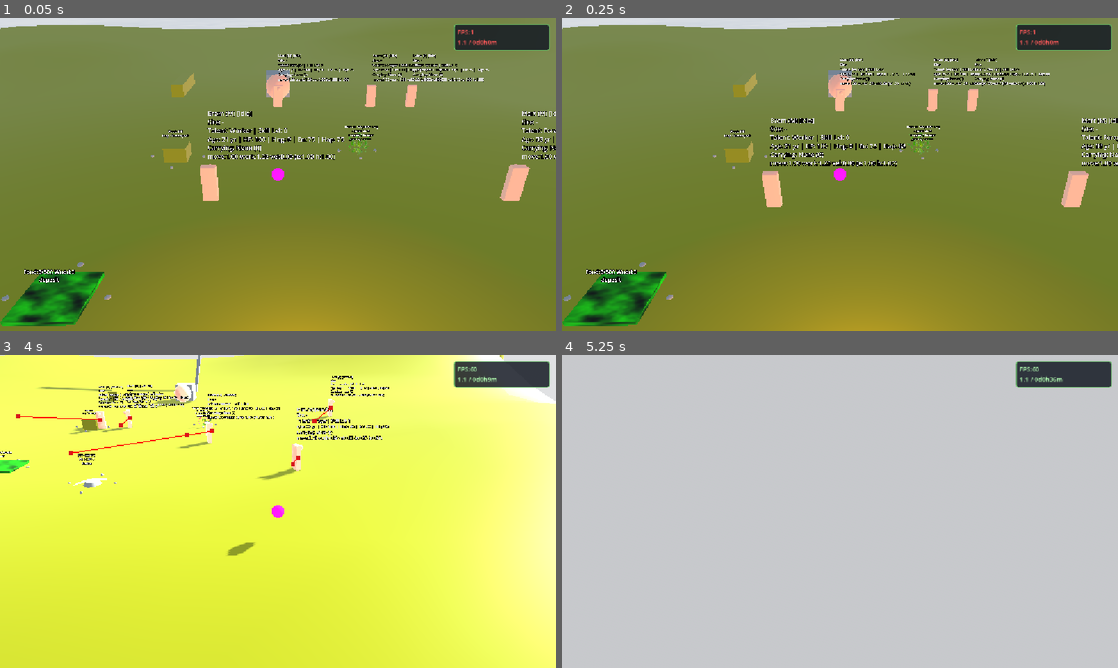
Above: before the commit, frames 1-4 (two rows, left to right).
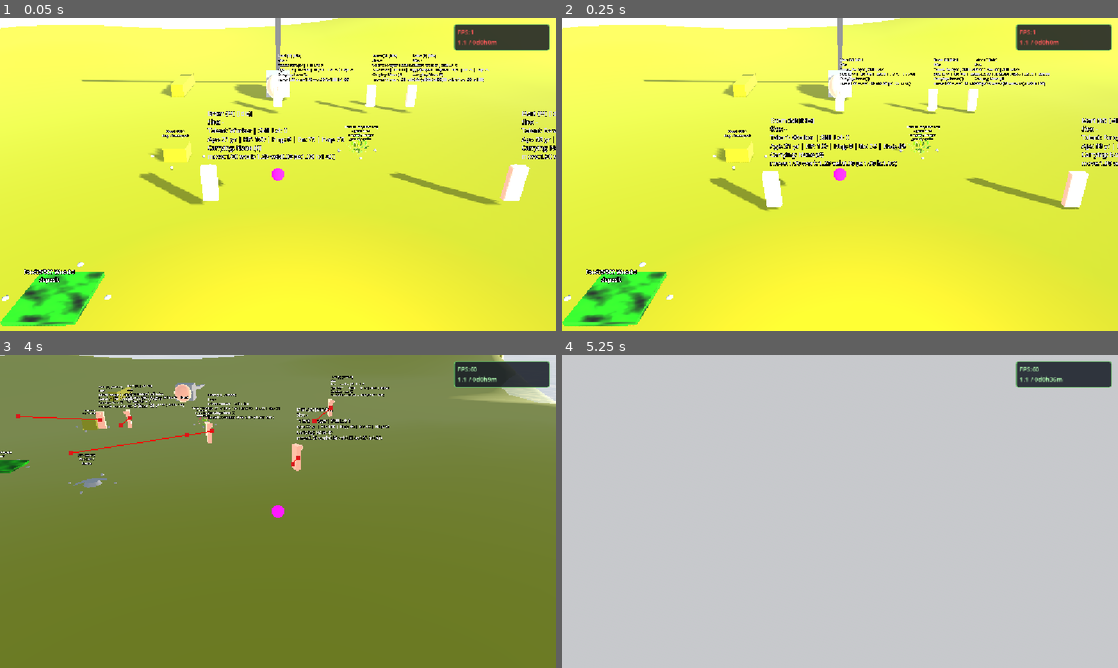
Above: after the commit, the same moments.

Repository: snowydad/Tribe
Game: Godot game, scene res://src/main/main.tscn
The game is run twice, just before and just after one commit, with the same random seed, the same clock (stepped at 60 frames per second) and the same inputs. The project has no main scene, so this scene is started directly.
Inputs (mouse positions are in pixels of both pictures, inside the frame that each line leads up to):
- Up to frame 1 (0.05 s): no input
- Up to frame 2 (0.25 s): no input
- Up to frame 3 (4 s): tap Enter at 0.5, 2 s; move the mouse to (400, 495) at 0.52 s; hold D 0.53-1.25 s; tap 0 at 0.6 s; click (400, 495) at 0.67 s; tap Space at 1.25 s; drag from (166, 527) to (250, 574) at 1.27 s; move the mouse to (333, 442) at 2.02 s; hold D 2.03-2.75 s; tap 2 at 2.1 s; drag from (250, 574) to (111, 464) at 2.77 s; move the mouse to (444, 558) at 3.52 s; tap 4 at 3.6 s
- Up to frame 4 (5.25 s): drag from (673, 464) to (756, 433) at 4.27 s; move the mouse to (867, 511) at 5.02 s; tap 1 at 5.1 s; click (867, 511) at 5.17 s

The runs differ from the first frame. In frame 1, 96% of the frame differs, in the area x 0-100%, y 0-100%; in frame 2, 96%; in frame 3, 96%; in frame 4, nothing differs.

Commit message:
Day cycle

Diff:
--- a/src/autoload/TimeManager.gd
+++ b/src/autoload/TimeManager.gd
@@ -1,126 +1,180 @@
 # ==============================================================================
-# ФАЙЛ: src/autoload/TimeManager.gd
-# НАЗНАЧЕНИЕ: Менеджер времени (Биологический год + Визуальный день/ночь + Офлайн)
+# TimeManager.gd — сутки: day_night_cycle_seconds = полная длина (день+ночь)
+# ночь быстрее (night_time_mult), сумма реал. секунд всегда = cycle
+# ОБНОВЛЕНО: 2026-10-16 — нормировка wall = cycle
 # ==============================================================================
 extends Node
 
-# Сигналы времени
 signal year_passed(total_years: int)
-signal day_night_cycle_updated(progress: float) # От 0.0 до 1.0 (для вращения солнца)
+signal day_night_cycle_updated(progress: float)
 
 const SAVE_PATH: String = "user://time_data.json"
 
-# Настройки из game_config.ini
-var seconds_per_year: float = 43200.0	#86400.0
-var day_night_cycle_seconds: float = 1800.0
+var seconds_per_year: float = 43200.0
+## Полная длина суток в РЕАЛЬНЫХ секундах (день + ночь = это число)
+var day_night_cycle_seconds: float = 900.0
+var start_hour: float = 8.0
+## Ночь в N раз быстрее дня (игровые часы ночи пролетают быстрее)
+var night_time_mult: float = 3.0
+
+var dawn_start: float = 5.0
+var dawn_end: float = 8.0
+var day_end: float = 18.0
+var dusk_end: float = 21.0
 
 var current_year: int = 1
+var _year_timer: float = 0.0
+## Игровой час 0…24 (дробный)
+var _game_hour: float = 8.0
 
-var _year_timer: float = 0.0
-var _day_night_timer: float = 0.0
 
 func _ready() -> void:
-	# 1. Читаем параметры из секции [time_settings]
-	seconds_per_year = ConfigLoader.get_value("time_settings", "seconds_per_year", 86400.0)
-	day_night_cycle_seconds = ConfigLoader.get_value("time_settings", "day_night_cycle_seconds", 1800.0)
+	_load_config()
+	_game_hour = fposmod(start_hour, 24.0)
+	print("[TimeManager] cycle=%.0fs (day+night real) start=%.1fh night_mult=%.1f | day_real≈%.0fs night_real≈%.0fs" % [
+		day_night_cycle_seconds, start_hour, night_time_mult,
+		_estimate_day_real(), _estimate_night_real()
+	])
+	_calculate_offline_time()
+	day_night_cycle_updated.emit(get_day_progress())
 
-	print("[TimeManager] Time initialized. 1 Year = ", seconds_per_year, "s | Day/Night cycle = ", day_night_cycle_seconds, "s")
 
-	# 2. Считываем офлайн-прогресс
-	_calculate_offline_time()
+func _load_config() -> void:
+	if not ConfigLoader:
+		return
+	seconds_per_year = float(ConfigLoader.get_value("time_settings", "seconds_per_year", seconds_per_year))
+	day_night_cycle_seconds = float(ConfigLoader.get_value("time_settings", "day_night_cycle_seconds", day_night_cycle_seconds))
+	start_hour = float(ConfigLoader.get_value("time_settings", "start_hour", start_hour))
+	night_time_mult = float(ConfigLoader.get_value("day_night_spin", "night_time_mult", night_time_mult))
+	dawn_start = float(ConfigLoader.get_value("day_night_hours", "dawn_start", dawn_start))
+	dawn_end = float(ConfigLoader.get_value("day_night_hours", "dawn_end", dawn_end))
+	day_end = float(ConfigLoader.get_value("day_night_hours", "day_end", day_end))
+	dusk_end = float(ConfigLoader.get_value("day_night_hours", "dusk_end", dusk_end))
+
+
+## Часов «не-ночи» и «ночи» в сутках
+func _day_hours() -> float:
+	return 24.0 - _night_hours()
+
+
+func _night_hours() -> float:
+	# [dusk_end, 24) + [0, dawn_start)
+	var n: float = (24.0 - dusk_end) + dawn_start
+	return clampf(n, 0.0, 24.0)
+
+
+## Игровых часов в 1 реальную секунду днём (ночь = × mult)
+## так, что day_real + night_real = day_night_cycle_seconds
+func _hour_rate_day() -> float:
+	var T: float = maxf(day_night_cycle_seconds, 0.001)
+	var M: float = maxf(night_time_mult, 0.001)
+	var Hd: float = _day_hours()
+	var Hn: float = _night_hours()
+	# Hd/k + Hn/(k*M) = T  →  k = (Hd + Hn/M) / T
+	return (Hd + Hn / M) / T
+
+
+func _estimate_day_real() -> float:
+	var k: float = _hour_rate_day()
+	if k <= 0.0:
+		return 0.0
+	return _day_hours() / k
+
+
+func _estimate_night_real() -> float:
+	var k: float = _hour_rate_day()
+	var M: float = maxf(night_time_mult, 0.001)
+	if k <= 0.0:
+		return 0.0
+	return _night_hours() / (k * M)
+
 
 func _process(delta: float) -> void:
-	# --- Биологический таймер (Год и Старение) ---
 	_year_timer += delta
 	if _year_timer >= seconds_per_year:
 		_year_timer -= seconds_per_year
 		_advance_year(1)
 
-	# --- Визуальный таймер (День / Ночь) ---
-	_day_night_timer += delta
-	if _day_night_timer >= day_night_cycle_seconds:
-		_day_night_timer = fmod(_day_night_timer, day_night_cycle_seconds)
+	var k: float = _hour_rate_day()
+	var rate: float = k
+	if is_night_hour(_game_hour):
+		rate = k * maxf(night_time_mult, 0.001)
 
-	# Высылаем прогресс дня для вращения солнца (от 0.0 до 1.0)
-	var cycle_progress: float = _day_night_timer / day_night_cycle_seconds
-	day_night_cycle_updated.emit(cycle_progress)
+	_game_hour += delta * rate
+	_game_hour = fposmod(_game_hour, 24.0)
+	day_night_cycle_updated.emit(get_day_progress())
+
+
+func is_night_hour(hour: float) -> bool:
+	var h: float = fposmod(hour, 24.0)
+	return h >= dusk_end or h < dawn_start
+
 
 func _notification(what: int) -> void:
 	if what == NOTIFICATION_WM_CLOSE_REQUEST or what == NOTIFICATION_APPLICATION_PAUSED:
 		_save_current_timestamp()
 
-## Продвижение возраста на N лет
+
 func _advance_year(years_to_add: int) -> void:
 	for i in range(years_to_add):
 		current_year += 1
-		print("[TimeManager] Year passed! Current Year: ", current_year)
 		year_passed.emit(current_year)
-
 	_save_current_timestamp()
 
-# ------------------------------------------------------------------------------
-# ОФЛАЙН РАСЧЕТ
-# ------------------------------------------------------------------------------
 
 func _save_current_timestamp() -> void:
 	var file = FileAccess.open(SAVE_PATH, FileAccess.WRITE)
 	if file:
-		var data = {
+		file.store_string(JSON.stringify({
 			"last_timestamp": Time.get_unix_time_from_system(),
 			"current_year": current_year,
 			"year_timer": _year_timer
-		}
-		file.store_string(JSON.stringify(data))
-		print("[TimeManager] Time state saved.")
+		}))
+
 
 func _calculate_offline_time() -> void:
 	if not FileAccess.file_exists(SAVE_PATH):
 		_save_current_timestamp()
 		return
-
 	var file = FileAccess.open(SAVE_PATH, FileAccess.READ)
 	if not file:
 		return
-
 	var json = JSON.new()
-	if json.parse(file.get_as_text()) == OK:
-		var data = json.data
-		var last_time: float = data.get("last_timestamp", Time.get_unix_time_from_system())
-		current_year = data.get("current_year", 1)
-		_year_timer = data.get("year_timer", 0.0)
-
-		var now: float = Time.get_unix_time_from_system()
-		var elapsed_seconds: float = now - last_time
-
-		if elapsed_seconds > 0:
-			_year_timer += elapsed_seconds
-			var passed_years: int = int(_year_timer / seconds_per_year)
-			_year_timer = fmod(_year_timer, seconds_per_year)
-
-			if passed_years > 0:
-				print("[TimeManager] Offline progress: ", elapsed_seconds, "s passed (", passed_years, " years)")
-				_advance_year(passed_years)
+	if json.parse(file.get_as_text()) != OK:
+		return
+	var data = json.data
+	current_year = int(data.get("current_year", 1))
+	_year_timer = float(data.get("year_timer", 0.0))
+	var elapsed: float = Time.get_unix_time_from_system() - float(data.get("last_timestamp", 0.0))
+	if elapsed > 0.0 and seconds_per_year > 0.0:
+		_year_timer += elapsed
+		var passed: int = int(_year_timer / seconds_per_year)
+		_year_timer = fmod(_year_timer, seconds_per_year)
+		if passed > 0:
+			_advance_year(passed)
 
 
-# ------------------------------------------------------------------------------
-# ПУБЛИЧНОЕ API ДЛЯ UI
-# ------------------------------------------------------------------------------
+func get_day_progress() -> float:
+	return fposmod(_game_hour, 24.0) / 24.0
 
-## Год.месяц, напр. "11.1" (месяц 1..12 из прогресса текущего года)
+
+func get_game_hour() -> float:
+	return fposmod(_game_hour, 24.0)
+
+
 func get_display_year_month() -> String:
-	var month := get_month()
-	return "%d.%d" % [current_year, month]
+	return "%d.%d" % [current_year, get_month()]
 
-## Месяц 1..12 (равномерные доли года)
+
 func get_month() -> int:
 	if seconds_per_year <= 0.0:
 		return 1
-	var frac: float = clampf(_year_timer / seconds_per_year, 0.0, 0.9999)
-	return int(frac * 12.0) + 1
+	return int(clampf(_year_timer / seconds_per_year, 0.0, 0.9999) * 12.0) + 1
 
-## Полное игровое время с старта мира (секунды симуляции)
+
 func get_total_game_seconds() -> float:
-	return float(max(current_year - 1, 0)) * seconds_per_year + _year_timer
+	return float(maxi(current_year - 1, 0)) * seconds_per_year + _year_timer
+
 
 func get_total_game_minutes() -> int:
 	return int(get_total_game_seconds() / 60.0)
--- a/src/main/SunPivot.gd
+++ b/src/main/SunPivot.gd
@@ -1,25 +1,15 @@
 # ==============================================================================
-# SunPivot.gd — вращение от позы сцены + доли фаз; ночь крутится быстрее
-# ОБНОВЛЕНО: 2026-10-16 — spin 0 at noon (scene pose), not at progress 0
+# SunPivot.gd — Pivot X: 12:00 = поза сцены (зенит), 15°/час, spin_sign=-1
+# ОБНОВЛЕНО: 2026-10-16 — clock model; start via TimeManager hour
 # ==============================================================================
 extends Node3D
 
+## −1 по X (как договорились)
 @export var spin_sign: float = -1.0
-@export var degrees_per_cycle: float = 360.0
+## 360° / 24 ч = 15° на игровой час
+@export var degrees_per_hour: float = 15.0
 
-## Доли ВРЕМЕНИ (сумма 1) — из ini
-@export var phase_dawn: float = 0.1
-@export var phase_day: float = 0.7
-@export var phase_dusk: float = 0.1
-@export var phase_night: float = 0.1
-
-## Множители угловой скорости (ночь > 1 → быстрее доворачивается)
-@export var mult_dawn: float = 1.0
-@export var mult_day: float = 1.0
-@export var mult_dusk: float = 1.0
-@export var mult_night: float = 3.0
-
-@export_group("Light color / energy")
+@export_group("Light")
 @export var energy_day: float = 1.15
 @export var energy_night: float = 0.05
 @export var color_day: Color = Color(1.0, 0.98, 0.92)
@@ -27,166 +17,126 @@
 @export var color_dusk: Color = Color(1.0, 0.45, 0.28)
 @export var color_night: Color = Color(0.4, 0.5, 0.75)
 
+## Часовые границы фаз [start, end) — 24h
+@export var dawn_start: float = 5.0
+@export var dawn_end: float = 8.0
+@export var day_end: float = 18.0
+@export var dusk_end: float = 21.0
+
 var _sun: DirectionalLight3D
 var _base_basis: Basis = Basis.IDENTITY
 var _base_origin: Vector3 = Vector3.ZERO
+var _hour: float = 12.0
 var _phase: String = "day"
-var _phase_t: float = 0.0
-var _progress: float = 0.0
 
 
 func _ready() -> void:
 	_base_basis = transform.basis
 	_base_origin = transform.origin
 	_sun = _find_sun()
-	_load_config()
+	_load_hours_from_config()
 	if TimeManager and TimeManager.has_signal("day_night_cycle_updated"):
 		if not TimeManager.day_night_cycle_updated.is_connected(_on_day_night):
 			TimeManager.day_night_cycle_updated.connect(_on_day_night)
-	_apply(0.0)
-	print("[SunPivot] phases d/d/d/n=%.2f/%.2f/%.2f/%.2f night_mult=%.1f" % [
-		phase_dawn, phase_day, phase_dusk, phase_night, mult_night
+	# сразу час из TimeManager (после его _ready start_hour)
+	var h: float = 12.0
+	if TimeManager and TimeManager.has_method("get_game_hour"):
+		h = float(TimeManager.get_game_hour())
+	_apply_hour(h)
+	print("[SunPivot] zenith=12:00 scene base, sign=%.1f °/h=%.1f hour=%.1f" % [
+		spin_sign, degrees_per_hour, _hour
 	])
 
 
-func _load_config() -> void:
+func _load_hours_from_config() -> void:
 	if not ConfigLoader:
 		return
-	phase_dawn = float(ConfigLoader.get_value("day_night_phases", "dawn", phase_dawn))
-	phase_day = float(ConfigLoader.get_value("day_night_phases", "day", phase_day))
-	phase_dusk = float(ConfigLoader.get_value("day_night_phases", "dusk", phase_dusk))
-	phase_night = float(ConfigLoader.get_value("day_night_phases", "night", phase_night))
-	mult_dawn = float(ConfigLoader.get_value("day_night_spin", "dawn_mult", mult_dawn))
-	mult_day = float(ConfigLoader.get_value("day_night_spin", "day_mult", mult_day))
-	mult_dusk = float(ConfigLoader.get_value("day_night_spin", "dusk_mult", mult_dusk))
-	mult_night = float(ConfigLoader.get_value("day_night_spin", "night_mult", mult_night))
-	var s: float = phase_dawn + phase_day + phase_dusk + phase_night
-	if s > 0.001 and absf(s - 1.0) > 0.02:
-		phase_dawn /= s
-		phase_day /= s
-		phase_dusk /= s
-		phase_night /= s
-
-
-func _on_day_night(progress: float) -> void:
-	_apply(clampf(progress, 0.0, 1.0))
-
-
-func _apply(progress: float) -> void:
-	_progress = progress
-	_resolve_phase(progress)
-	# Поза сцены = ПОЛДЕНЬ (середина day), не progress=0
-	# spin_p: 0…1 за сутки; ноль угла когда progress == noon
-	var noon: float = phase_dawn + phase_day * 0.5
-	var spin_p: float = _time_to_spin_progress(progress)
-	var noon_p: float = _time_to_spin_progress(noon)
-	var spin_delta: float = spin_p - noon_p
-	# wrap −0.5…0.5 чтобы путь был кратчайший от полудня
-	if spin_delta > 0.5:
-		spin_delta -= 1.0
-	if spin_delta < -0.5:
-		spin_delta += 1.0
-	var spin_rad: float = spin_delta * deg_to_rad(degrees_per_cycle) * spin_sign
-	transform.basis = _base_basis * Basis(Vector3.RIGHT, spin_rad)
-	transform.origin = _base_origin
-	_apply_light()
+	dawn_start = float(ConfigLoader.get_value("day_night_hours", "dawn_start", dawn_start))
+	dawn_end = float(ConfigLoader.get_value("day_night_hours", "dawn_end", dawn_end))
+	day_end = float(ConfigLoader.get_value("day_night_hours", "day_end", day_end))
+	dusk_end = float(ConfigLoader.get_value("day_night_hours", "dusk_end", dusk_end))
 
 
 func _find_sun() -> DirectionalLight3D:
 	for c in get_children():
 		if c is DirectionalLight3D:
 			return c as DirectionalLight3D
-	return get_node_or_null("DirectionalLight3D") as DirectionalLight3D
+	return get_node_or_null("Sun") as DirectionalLight3D
+
+
+func _on_day_night(progress: float) -> void:
+	# progress 0 = 00:00, 0.5 = 12:00, 1 = 24:00
+	var hour: float = clampf(progress, 0.0, 1.0) * 24.0
+	_apply_hour(hour)
+
+
+func _apply_hour(hour: float) -> void:
+	_hour = fposmod(hour, 24.0)
+	# 12:00 → 0° от позы сцены; 8:00 → (8-12)*15 = −60°; * spin_sign
+	var spin_deg: float = (_hour - 12.0) * degrees_per_hour * spin_sign
+	var spin_rad: float = deg_to_rad(spin_deg)
+	transform.basis = _base_basis * Basis(Vector3.RIGHT, spin_rad)
+	transform.origin = _base_origin
+	_phase = _phase_for_hour(_hour)
+	_apply_light()
+
+
+func _phase_for_hour(h: float) -> String:
+	if h >= dawn_start and h < dawn_end:
+		return "dawn"
+	if h >= dawn_end and h < day_end:
+		return "day"
+	if h >= day_end and h < dusk_end:
+		return "dusk"
+	return "night"
+
+
+func _phase_t() -> float:
+	# 0…1 внутри текущей фазы
+	match _phase:
+		"dawn":
+			var L: float = dawn_end - dawn_start
+			return 0.0 if L <= 0.0 else clampf((_hour - dawn_start) / L, 0.0, 1.0)
+		"day":
+			var L2: float = day_end - dawn_end
+			return 0.0 if L2 <= 0.0 else clampf((_hour - dawn_end) / L2, 0.0, 1.0)
+		"dusk":
+			var L3: float = dusk_end - day_end
+			return 0.0 if L3 <= 0.0 else clampf((_hour - day_end) / L3, 0.0, 1.0)
+		_:
+			# night: dusk_end → 24 и 0 → dawn_start
+			if _hour >= dusk_end:
+				var Ln: float = (24.0 - dusk_end) + dawn_start
+				return 0.0 if Ln <= 0.0 else clampf((_hour - dusk_end) / Ln, 0.0, 1.0)
+			var Ln2: float = (24.0 - dusk_end) + dawn_start
+			return 0.0 if Ln2 <= 0.0 else clampf((_hour + (24.0 - dusk_end)) / Ln2, 0.0, 1.0)
 
 
 func _apply_light() -> void:
 	if _sun == null:
 		return
-	_sun.light_energy = _energy_for_phase()
-	_sun.light_color = _color_for_phase()
-
-
-func _energy_for_phase() -> float:
+	var t: float = _phase_t()
 	match _phase:
 		"dawn":
-			return lerpf(energy_night, energy_day, _phase_t)
+			_sun.light_energy = lerpf(energy_night, energy_day, t)
+			_sun.light_color = color_dawn.lerp(color_day, t)
 		"day":
-			return energy_day
+			_sun.light_energy = energy_day
+			_sun.light_color = color_day
 		"dusk":
-			return lerpf(energy_day, energy_night, _phase_t)
+			_sun.light_energy = lerpf(energy_day, energy_night, t)
+			_sun.light_color = color_day.lerp(color_dusk, t)
 		_:
-			return energy_night
-
-
-func _color_for_phase() -> Color:
-	match _phase:
-		"dawn":
-			return color_dawn.lerp(color_day, _phase_t)
-		"day":
-			return color_day
-		"dusk":
-			return color_day.lerp(color_dusk, _phase_t)
-		_:
-			return color_night
-
-
-## Кусок [start, start+len), rate mult → вклад в «угол»
-func _time_to_spin_progress(p: float) -> float:
-	var segs: Array = [
-		{"len": phase_dawn, "mult": maxf(mult_dawn, 0.001)},
-		{"len": phase_day, "mult": maxf(mult_day, 0.001)},
-		{"len": phase_dusk, "mult": maxf(mult_dusk, 0.001)},
-		{"len": phase_night, "mult": maxf(mult_night, 0.001)},
-	]
-	var total_w: float = 0.0
-	for s in segs:
-		total_w += float(s["len"]) * float(s["mult"])
-	if total_w < 0.0001:
-		return p
-	var acc_t: float = 0.0
-	var acc_w: float = 0.0
-	for s in segs:
-		var L: float = float(s["len"])
-		var M: float = float(s["mult"])
-		var w: float = L * M
-		if p <= acc_t + L + 0.0000001:
-			var local_t: float = 0.0 if L <= 0.0 else (p - acc_t) / L
-			local_t = clampf(local_t, 0.0, 1.0)
-			return (acc_w + local_t * w) / total_w
-		acc_t += L
-		acc_w += w
-	return 1.0
-
-
-func _resolve_phase(p: float) -> void:
-	var a1: float = phase_dawn
-	var a2: float = a1 + phase_day
-	var a3: float = a2 + phase_dusk
-	if p < a1:
-		_phase = "dawn"
-		_phase_t = 0.0 if phase_dawn <= 0.0 else p / phase_dawn
-	elif p < a2:
-		_phase = "day"
-		_phase_t = 0.0 if phase_day <= 0.0 else (p - a1) / phase_day
-	elif p < a3:
-		_phase = "dusk"
-		_phase_t = 0.0 if phase_dusk <= 0.0 else (p - a2) / phase_dusk
-	else:
-		_phase = "night"
-		_phase_t = 0.0 if phase_night <= 0.0 else (p - a3) / phase_night
-	_phase_t = clampf(_phase_t, 0.0, 1.0)
+			_sun.light_energy = energy_night
+			_sun.light_color = color_night
 
 
 func get_phase() -> String:
 	return _phase
 
 
-func get_phase_t() -> float:
-	return _phase_t
-
-
-func get_progress() -> float:
-	return _progress
+func get_game_hour() -> float:
+	return _hour
 
 
 func is_night() -> bool:
--- a/src/main/main.tscn
+++ b/src/main/main.tscn
@@ -60,6 +60,7 @@
 environment = SubResource("Environment_jkpqq")
 
 [node name="SunPivot" type="Node3D" parent="." unique_id=65750426]
+transform = Transform3D(1, 0, 0, 0, 1, 0, 0, 0, 1, 0, 2.0081067, 0)
 script = ExtResource("4_4tqcc")
 
 [node name="Sun" type="DirectionalLight3D" parent="SunPivot" unique_id=2056928374]
@@ -70,7 +71,7 @@
 directional_shadow_pancake_size = 100.0
 
 [node name="Devpole" type="CSGBox3D" parent="SunPivot" unique_id=111752427]
-transform = Transform3D(1, 0, 0, 0, 1, 0, 0, 0, 1, 0.0008544922, 13.405277, -0.017913818)
+transform = Transform3D(1, 0, 0, 0, 1, 0, 0, 0, 1, 0.0008544922, 6.859989, -0.017913818)
 size = Vector3(0.36791992, 22.5542, 0.41644287)
 
 [node name="CameraAnchor" type="Node3D" parent="." unique_id=1779606153]
Not shown, changed: assets/config/berries.ini
Not shown, changed: assets/config/debris.ini
Not shown, changed: assets/config/game_config.ini
